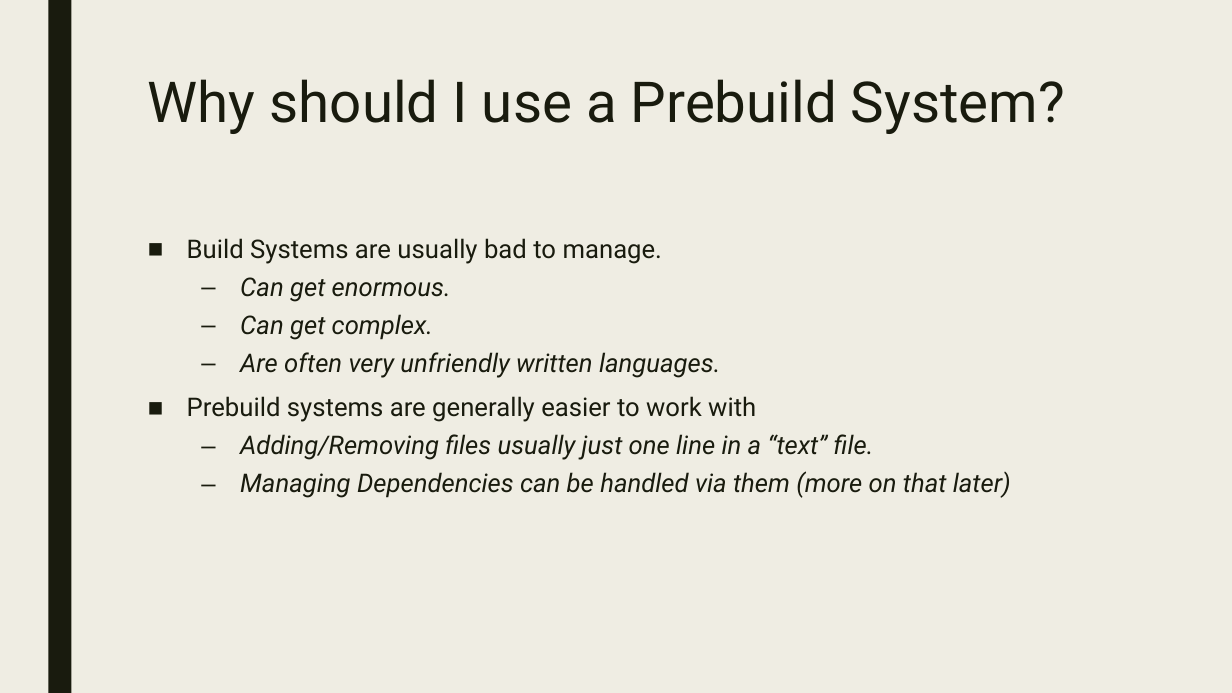
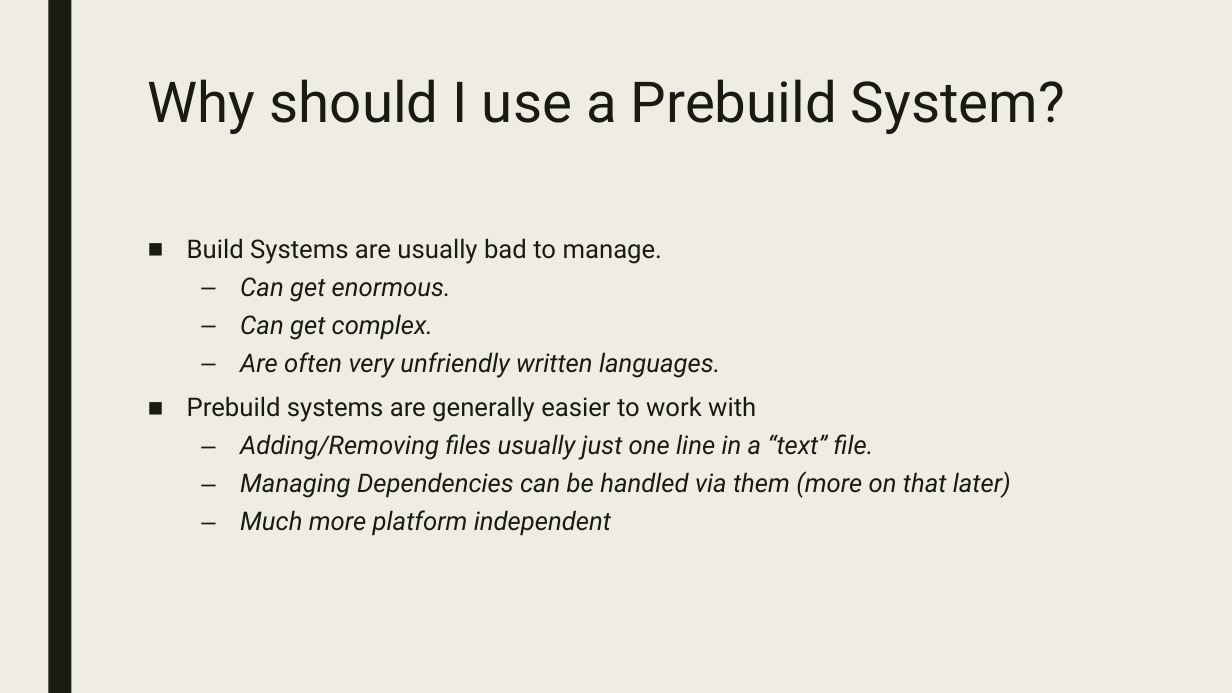
Before and after one commit to playmer/CMakePresentation, a slide deck: slide 5 of PreBuild Systems.pptx. Drawn at 1232x693 pixels with LibreOffice and Linux fonts; fonts in the diff are those of the drawing. Boxes give left, top, right and bottom in pixels: in the first picture for what was removed or moved away, otherwise in the second. Text is boxed around its words. In the diff, an @@ line names an element or a change of style, - is before the commit and + after.

```diff
--- a/PreBuild Systems.pptx
+++ b/PreBuild Systems.pptx
@@ text at (x1=240, y1=510, x2=611, y2=536): paragraph added @@
+  – Much more platform independent
```
Also in this commit, not shown: 10 other slides changed, 10 slides added, 1 slide removed.
